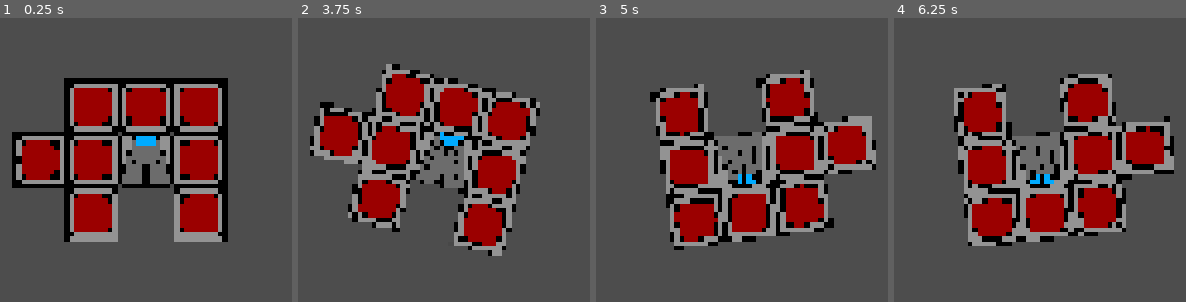
Above: before the commit, frames 1-4 (left to right).
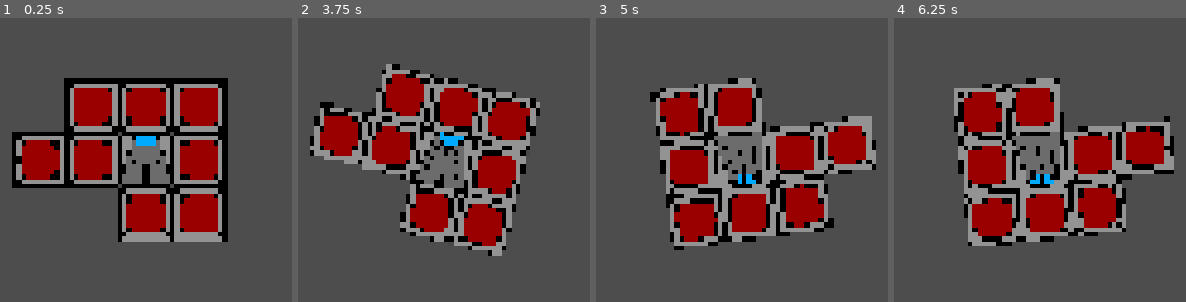
Above: after the commit, the same moments.

Repository: Lord-Technobabble/AlwaysABiggerShip
Game: Godot game, scene res://Scenes/GameArea.tscn
Two runs of this game, one before a commit and one after it. Both use one fixed random seed, a clock stepped at 60 frames per second and the inputs below.
Inputs:
- Up to frame 1 (0.25 s): no input
- Up to frame 2 (3.75 s): tap Enter at 0.5, 2, 3.5 s; hold S (go_aft) 0.53-1.28 s; tap Space at 1.25, 2.75 s; tap W (go_fore) at 1.35 s; hold Q (go_port) 2.03-2.78 s; tap E (go_starboard) at 2.85 s; hold A (rotate_to_port) from 3.53 s (still down)
- Up to frame 3 (5 s): release A (rotate_to_port) at 4.28 s; tap D (rotate_to_starboard) at 4.35 s
- Up to frame 4 (6.25 s): hold S (go_aft) 5.03-5.78 s; tap W (go_fore) at 5.85 s

The runs differ from the first frame. In frame 1, 7.2% of the frame differs, in the area x 21-60%, y 59-79%; in frame 2, 6.9%; in frame 3, 6.9%; in frame 4, 6.9%.
Error before the commit: Invalid access to property or key '(1, 0)' on a base object of type 'Dictionary[Vector2i, Connector]'. (res://Scenes/ship.gd:109)
Error after the commit: Invalid access to property or key '(1, 0)' on a base object of type 'Dictionary[Vector2i, Connector]'. (res://Scenes/ship.gd:113)

Commit message:
added check for parents in attach component

Diff:
--- a/Scenes/ship.gd
+++ b/Scenes/ship.gd
@@ -81,7 +81,11 @@
 # Updates all ship values to be in line with the attached component
 func attach_component(component: Component, coords: Vector2i, new_rotation: float = 0):
 	component.attach_to_ship(self)
-	component.reparent(self, true)
+
+	if component.get_parent() == null:
+		add_child(component)
+	else:
+		component.reparent(self, true)
 
 	var new_pos = coords * Constants.COMPONENT_GRID_SIZE
 	component.position = new_pos
--- a/ship_creator.gd
+++ b/ship_creator.gd
@@ -14,7 +14,7 @@
 
 func create_ship_from_bag(part_bag: BagRandomizer) -> Ship:
 	var ship: Ship = preload("res://Scenes/ship.tscn").instantiate()
-	ship.attach_core(preload("res://Scenes/Components/default_core.tscn").instantiate())
+	ship.starting_core_scene = preload("res://Scenes/Components/default_core.tscn")
 
 	while not part_bag.is_empty():
 		var next_name = part_bag.grab()
